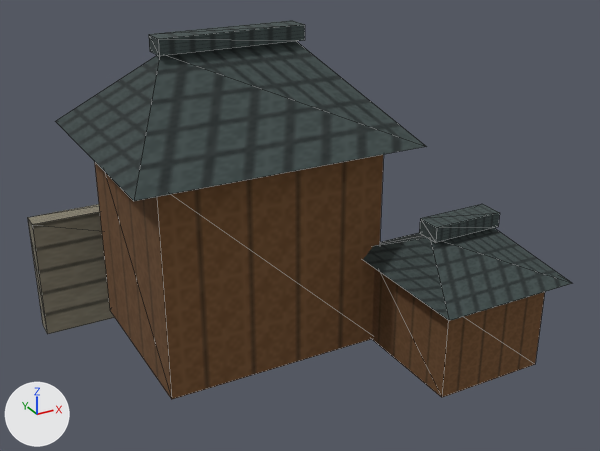
An edit to the glTF model app/src/main/assets/3d/field/domestic-STABLE-3-lod1.glb, drawn before and after from the same camera.
Camera for both pictures: a 50 mm lens placed at (-0.713, -1.344, 0.98), pointed at (0.016, -0.018, 0.317). Every picture has the same lights, and +X, +Y and +Z are marked at lower left. The first picture is the older version. Mesh edges are drawn as thin lines. Vertices at exactly the same position are counted once.

The scene before the commit, as lines of its bpy script (objects in view):
```python
me_mesh_0 = bpy.data.meshes.new('Mesh_0')
me_mesh_0.from_pydata(...)  # 98 vertices, 126 faces; spans x -0.43..0.42, y -0.382..0.4, z 0.0..0.695
me_mesh_0.materials.append(mat_material_0)
ob_mesh_0 = bpy.data.objects.new('Mesh_0', me_mesh_0)
ob_mesh_0.location = (0.0, 0.0, 0.0)
```
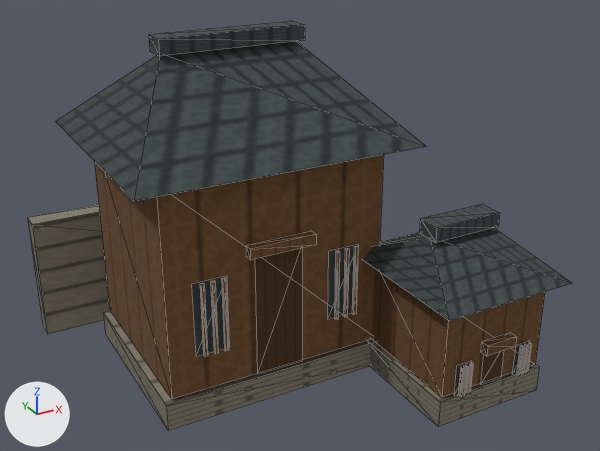
Boxes (x1, y1, x2, y2) around the edits, measured in the pictures (600 x 451 px):
'Mesh_0', reshaped (8% taller)
    before: (27, 20, 572, 399)
    after: (27, 20, 572, 431)
part 1 of me_mesh_0, added
    after: (103, 311, 375, 431)
part 2 of me_mesh_0, added
    after: (200, 283, 208, 357)
part 3 of me_mesh_0, added
    after: (210, 280, 218, 354)
part 4 of me_mesh_0, added
    after: (221, 278, 229, 351)
part 5 of me_mesh_0, added
    after: (334, 250, 340, 320)
part 6 of me_mesh_0, added
    after: (343, 248, 349, 317)
part 7 of me_mesh_0, added
    after: (352, 246, 358, 315)
part 8 of me_mesh_0, added (brown)
    after: (246, 231, 316, 260)
part 9 of me_mesh_0, added
    after: (370, 339, 539, 427)
part 10 of me_mesh_0, added
    after: (458, 365, 464, 397)
part 11 of me_mesh_0, added
    after: (462, 364, 469, 396)
part 12 of me_mesh_0, added
    after: (467, 362, 473, 394)
part 13 of me_mesh_0, added
    after: (516, 345, 523, 376)
part 14 of me_mesh_0, added
    after: (520, 344, 527, 375)
part 15 of me_mesh_0, added
    after: (525, 342, 532, 373)
part 16 of me_mesh_0, added (brown)
    after: (480, 332, 517, 356)
part 17 of me_mesh_0, added
    after: (192, 244, 359, 374)
part 18 of me_mesh_0, added (brown)
    after: (454, 341, 530, 396)

Edits to the bpy script that builds the scene:
```text
Change me_mesh_0:
    remove me_mesh_0.from_pydata(...)  # 98 vertices, 126 faces; spans x -0.43..0.42, y -0.382..0.4, z 0.0..0.695
    add me_mesh_0.from_pydata(...)  # 250 vertices, 298 faces; spans x -0.43..0.42, y -0.382..0.4, z 0.0..0.695
    me_mesh_0 part 1: the loose piece of 8 vertices spanning x -0.305..0.145, y -0.11..0.27, z 0.07..0.495 is copied, and the copy is scaled about its middle by (1.06, 1.04, 0.129), then moved by (0.0, 0.0, -0.245); it spans x -0.319..0.159, y -0.118..0.278, z 0.01..0.065
    me_mesh_0 part 2: the loose piece of 8 vertices spanning x 0.18..0.2, y -0.14..-0.12, z 0.03..0.16 is copied, and the copy is scaled about its middle by (0.315, 0.3, 1.14), then moved by (-0.427, 0.011, 0.128); it spans x -0.24..-0.234, y -0.122..-0.116, z 0.149..0.298
    me_mesh_0 part 3: the loose piece of 8 vertices spanning x 0.18..0.2, y -0.14..-0.12, z 0.03..0.16 is copied, and the copy is scaled about its middle by (0.315, 0.3, 1.14), then moved by (-0.406, 0.011, 0.128); it spans x -0.22..-0.213, y -0.122..-0.116, z 0.149..0.298
    me_mesh_0 part 4: the loose piece of 8 vertices spanning x 0.18..0.2, y -0.14..-0.12, z 0.03..0.16 is copied, and the copy is scaled about its middle by (0.315, 0.3, 1.14), then moved by (-0.386, 0.011, 0.128); it spans x -0.199..-0.192, y -0.122..-0.116, z 0.149..0.298
    me_mesh_0 part 5: the loose piece of 8 vertices spanning x 0.18..0.2, y -0.14..-0.12, z 0.03..0.16 is copied, and the copy is scaled about its middle by (0.315, 0.3, 1.14), then moved by (-0.148, 0.011, 0.128); it spans x 0.039..0.045, y -0.122..-0.116, z 0.149..0.298
    me_mesh_0 part 6: the loose piece of 8 vertices spanning x 0.18..0.2, y -0.14..-0.12, z 0.03..0.16 is copied, and the copy is scaled about its middle by (0.315, 0.3, 1.14), then moved by (-0.127, 0.011, 0.128); it spans x 0.06..0.066, y -0.122..-0.116, z 0.149..0.298
    me_mesh_0 part 7: the loose piece of 8 vertices spanning x 0.18..0.2, y -0.14..-0.12, z 0.03..0.16 is copied, and the copy is scaled about its middle by (0.315, 0.3, 1.14), then moved by (-0.107, 0.011, 0.128); it spans x 0.08..0.086, y -0.122..-0.116, z 0.149..0.298
    me_mesh_0 part 8: the loose piece of 8 vertices spanning x 0.18..0.2, y -0.14..-0.12, z 0.03..0.16 is copied, and the copy is scaled about its middle by (6.75, 0.9, 0.169), then moved by (-0.27, 0.008, 0.243); it spans x -0.147..-0.013, y -0.131..-0.113, z 0.327..0.349
    me_mesh_0 part 9: the loose piece of 8 vertices spanning x 0.26..0.28, y -0.28..-0.26, z 0.03..0.16 is copied, and the copy is scaled about its middle by (12.2, 13, 0.423), then moved by (-0.02, 0.05, -0.057); it spans x 0.128..0.372, y -0.35..-0.09, z 0.01..0.065
    me_mesh_0 part 10: the loose piece of 8 vertices spanning x 0.26..0.28, y -0.28..-0.26, z 0.03..0.16 is copied, and the copy is scaled about its middle by (0.161, 0.3, 0.512), then moved by (-0.1, -0.084, 0.005); it spans x 0.168..0.171, y -0.357..-0.351, z 0.067..0.133
    me_mesh_0 part 11: the loose piece of 8 vertices spanning x 0.18..0.2, y -0.28..-0.26, z 0.03..0.16 is copied, and the copy is scaled about its middle by (0.161, 0.3, 0.512), then moved by (-0.01, -0.084, 0.005); it spans x 0.179..0.182, y -0.357..-0.351, z 0.067..0.133
    me_mesh_0 part 12: the loose piece of 8 vertices spanning x 0.18..0.2, y -0.28..-0.26, z 0.03..0.16 is copied, and the copy is scaled about its middle by (0.161, 0.3, 0.512), then moved by (0.001, -0.084, 0.005); it spans x 0.189..0.192, y -0.357..-0.351, z 0.067..0.133
    me_mesh_0 part 13: the loose piece of 8 vertices spanning x 0.26..0.28, y -0.28..-0.26, z 0.03..0.16 is copied, and the copy is scaled about its middle by (0.161, 0.3, 0.512), then moved by (0.042, -0.084, 0.005); it spans x 0.311..0.314, y -0.357..-0.351, z 0.067..0.133
    me_mesh_0 part 14: the loose piece of 8 vertices spanning x 0.26..0.28, y -0.28..-0.26, z 0.03..0.16 is copied, and the copy is scaled about its middle by (0.161, 0.3, 0.512), then moved by (0.053, -0.084, 0.005); it spans x 0.321..0.325, y -0.357..-0.351, z 0.067..0.133
    me_mesh_0 part 15: the loose piece of 8 vertices spanning x 0.26..0.28, y -0.28..-0.26, z 0.03..0.16 is copied, and the copy is scaled about its middle by (0.161, 0.3, 0.512), then moved by (0.063, -0.084, 0.005); it spans x 0.332..0.335, y -0.357..-0.351, z 0.067..0.133
    me_mesh_0 part 16: the loose piece of 8 vertices spanning x 0.135..0.365, y -0.345..-0.095, z 0.07..0.26 is copied, and the copy is scaled about its middle by (0.3, 0.072, 0.116), then moved by (0.0, -0.137, -0.008); it spans x 0.215..0.285, y -0.366..-0.348, z 0.146..0.168
    me_mesh_0 part 17: 12 vertices added at x -0.253..0.093, y -0.113, z 0.07..0.327
    me_mesh_0 part 18: 12 vertices added at x 0.161..0.339, y -0.348, z 0.067..0.146
```
